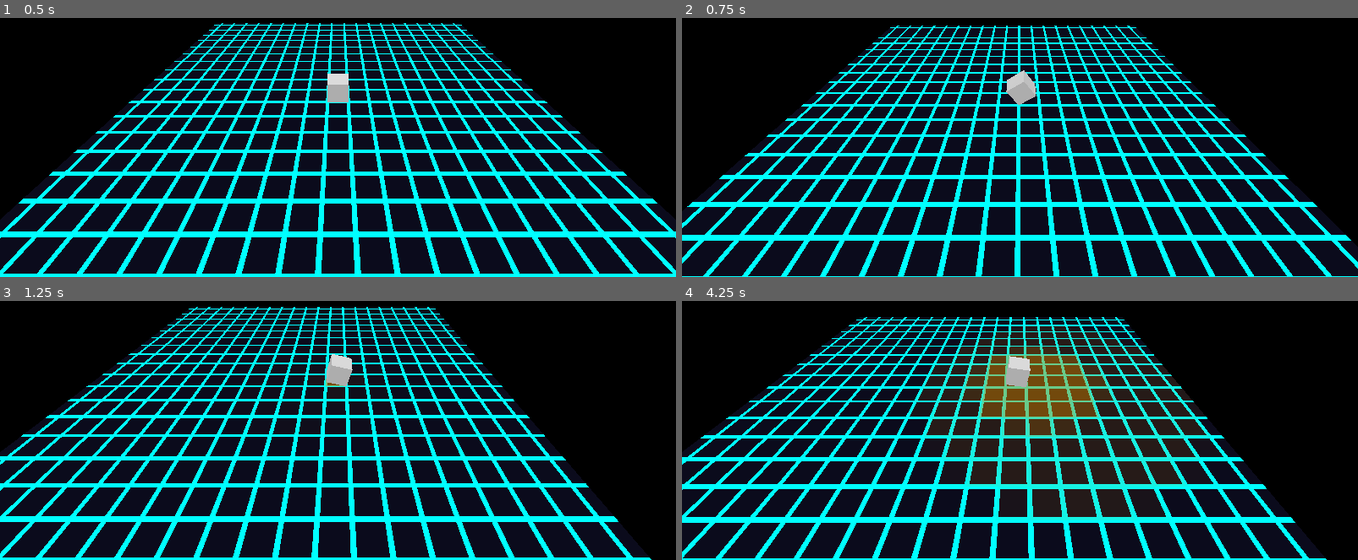
Above: before the commit, frames 1-4 (two rows, left to right).
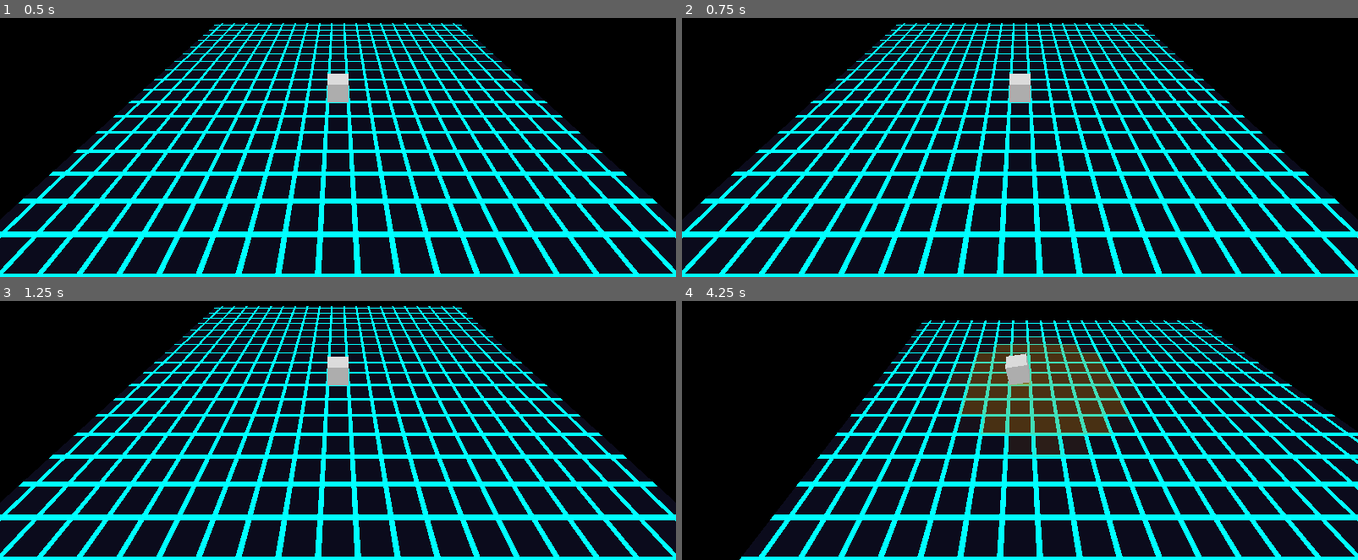
Above: after the commit, the same moments.

Repository: StevenLong/cube
Game: Godot game, scene res://main.tscn
Same seed, same stepped clock (60 frames per second), same inputs: the game is played once before the commit and once after it.
Inputs:
- Up to frame 1 (0.5 s): no input
- Up to frame 2 (0.75 s): tap Enter at 0.5 s; hold Right (move_right) from 0.53 s (still down); hold E (extend, bound only after the commit) from 0.53 s (still down)
- Up to frame 3 (1.25 s): keep holding Right (move_right); keep holding E (extend, bound only after the commit)
- Up to frame 4 (4.25 s): release Right (move_right) at 1.28 s; release E (extend, bound only after the commit) at 1.28 s; hold C (extend_depth_back, bound only after the commit) 1.28-2.03 s; tap F (camera_tilt_down) at 1.35 s; tap E (extend, bound only after the commit) at 1.55, 3.05, 3.8 s; hold Right (move_right) 2.03-2.78 s; hold E (extend, bound only after the commit) 2.03-2.78 s; tap R (camera_tilt_up) at 2.1 s; hold Up (move_forward) 2.78-3.53 s; tap Space (dodge) at 2.85 s; hold Left (move_left) from 3.53 s (still down); hold Shift (sprint) from 3.53 s (still down)

Frame 1 is identical in both runs. In frame 2, 35% of the frame differs, in the area x 0-100%, y 1-100%; in frame 3, 27%; in frame 4, 57%, in the area x 0-100%, y 6-100%.

Commit message:
Phase 2 extension system: width, depth, height with tumbling support
Hold RB/E + d-pad to extend left/right (width) or up (height); LB/Q and
LT/C extend depth fwd/back. Max 2 extensions per axis. RB tap resets.

Tumbling rolls the cuboid around its leading face edge with pivot and
move-distance accounting for size. The mesh stays in the parent's local
frame; basis snaps to identity at tumble-end with _ext rotated to match,
so visuals are continuous and "up" always means world Y.

Camera reads get_camera_focus() — a linear interp between grid cells
during a tumble — to avoid following the arc bob for tall cuboids.

Noise wave originates from the rectangular footprint of the landed face
rather than a single cell. Shader uses distance-to-rectangle.

Diff:
--- a/camera_controller.gd
+++ b/camera_controller.gd
@@ -20,5 +20,6 @@
 
 	var h := DISTANCE * cos(_elevation)
 	var v := DISTANCE * sin(_elevation)
-	position = _target.position + Vector3(h * sin(H_ANGLE), v, h * cos(H_ANGLE))
-	look_at(_target.position, Vector3.UP)
+	var focus: Vector3 = _target.get_camera_focus()
+	position = focus + Vector3(h * sin(H_ANGLE), v, h * cos(H_ANGLE))
+	look_at(focus, Vector3.UP)
--- a/player.gd
+++ b/player.gd
@@ -7,6 +7,12 @@
 const DODGE_COOLDOWN := 1.5
 const WAVE_DURATION := 0.4
 const MAX_WAVES := 8
+
+const EXT_LEFT  := 0
+const EXT_RIGHT := 1
+const EXT_FWD   := 2
+const EXT_BACK  := 3
+const EXT_UP    := 4
 
 var grid_pos := Vector2i(0, 0)
 var _tumbling := false
@@ -21,42 +27,139 @@
 var _dodge_start_pos := Vector3.ZERO
 var _dodge_end_pos := Vector3.ZERO
 var _dodge_cooldown_t := 0.0
+var _ext := [0, 0, 0, 0, 0]
+var _pending_ext := [0, 0, 0, 0, 0]
+var _rb_extended_this_press := false
 var _ground_material: ShaderMaterial
 var _waves: Array = []
+var _box_mesh: BoxMesh
 
 @onready var _step_player: AudioStreamPlayer = $StepSound
+@onready var _mesh_instance: MeshInstance3D = $MeshInstance3D
 
 
 func _input(event: InputEvent) -> void:
 	if event.is_action_pressed("ui_cancel"):
 		get_tree().quit()
 
+	if event.is_action_pressed("extend"):
+		_rb_extended_this_press = false
+
+	if event.is_action_released("extend"):
+		if not _rb_extended_this_press:
+			_reset_extensions()
+
+	if Input.is_action_pressed("extend"):
+		if event.is_action_pressed("move_left"):
+			_rb_extended_this_press = true
+			_try_extend(EXT_LEFT)
+		elif event.is_action_pressed("move_right"):
+			_rb_extended_this_press = true
+			_try_extend(EXT_RIGHT)
+		elif event.is_action_pressed("move_forward"):
+			_rb_extended_this_press = true
+			_try_extend(EXT_UP)
+		if event.is_action_pressed("extend_depth_fwd"):
+			_rb_extended_this_press = true
+			_try_extend(EXT_FWD)
+		elif event.is_action_pressed("extend_depth_back"):
+			_rb_extended_this_press = true
+			_try_extend(EXT_BACK)
+
 
 func _ready() -> void:
 	_step_player.stream = _make_step_sound()
 	_ground_material = get_node("../Ground/MeshInstance3D").get_surface_override_material(0)
+	_box_mesh = _mesh_instance.mesh.duplicate() as BoxMesh
+	_mesh_instance.mesh = _box_mesh
+
+
+func _axis_total(side: int) -> int:
+	match side:
+		EXT_LEFT, EXT_RIGHT: return _ext[EXT_LEFT] + _ext[EXT_RIGHT]
+		EXT_FWD, EXT_BACK:   return _ext[EXT_FWD] + _ext[EXT_BACK]
+		_:                   return _ext[EXT_UP]
+
+
+func _try_extend(side: int) -> void:
+	if _axis_total(side) < 2:
+		_ext[side] += 1
+
+
+func _reset_extensions() -> void:
+	_ext = [0, 0, 0, 0, 0]
+
+
+func _update_mesh() -> void:
+	# Mesh always lives in the parent's local frame with identity basis.
+	# At rest, parent.basis == IDENTITY so the mesh is world-aligned.
+	# During a tumble, parent.basis rotates so the mesh visibly tumbles with it.
+	_box_mesh.size = Vector3(
+		1.0 + _ext[EXT_LEFT] + _ext[EXT_RIGHT],
+		1.0 + _ext[EXT_UP],
+		1.0 + _ext[EXT_FWD] + _ext[EXT_BACK]
+	)
+	_mesh_instance.transform = Transform3D(
+		Basis.IDENTITY,
+		Vector3(
+			(_ext[EXT_RIGHT] - _ext[EXT_LEFT]) * 0.5,
+			_ext[EXT_UP] * 0.5,
+			(_ext[EXT_BACK] - _ext[EXT_FWD]) * 0.5
+		)
+	)
 
 
 func _begin_tumble(dir: Vector2i) -> void:
 	_start_pos = position
 	_start_basis = basis
+	var ext_up_old: int = _ext[EXT_UP]
+	var move: int = 0
+	var pivot_x: float = position.x
+	var pivot_z: float = position.z
+	var new_ext: Array = _ext.duplicate()
+
 	if dir.x == 1:
-		_pivot = Vector3(position.x + 0.5, 0.0, position.z)
+		var ext_dir: int = _ext[EXT_RIGHT]
+		pivot_x = position.x + 0.5 + ext_dir
 		_axis = Vector3(0, 0, 1)
 		_angle = -PI / 2.0
+		move = 1 + ext_dir + ext_up_old
+		new_ext[EXT_LEFT] = ext_up_old
+		new_ext[EXT_RIGHT] = 0
+		new_ext[EXT_UP] = _ext[EXT_LEFT] + _ext[EXT_RIGHT]
 	elif dir.x == -1:
-		_pivot = Vector3(position.x - 0.5, 0.0, position.z)
+		var ext_dir: int = _ext[EXT_LEFT]
+		pivot_x = position.x - 0.5 - ext_dir
 		_axis = Vector3(0, 0, 1)
 		_angle = PI / 2.0
+		move = 1 + ext_dir + ext_up_old
+		new_ext[EXT_RIGHT] = ext_up_old
+		new_ext[EXT_LEFT] = 0
+		new_ext[EXT_UP] = _ext[EXT_LEFT] + _ext[EXT_RIGHT]
+	elif dir.y == -1:
+		var ext_dir: int = _ext[EXT_FWD]
+		pivot_z = position.z - 0.5 - ext_dir
+		_axis = Vector3(1, 0, 0)
+		_angle = -PI / 2.0
+		move = 1 + ext_dir + ext_up_old
+		new_ext[EXT_BACK] = ext_up_old
+		new_ext[EXT_FWD] = 0
+		new_ext[EXT_UP] = _ext[EXT_FWD] + _ext[EXT_BACK]
 	elif dir.y == 1:
-		_pivot = Vector3(position.x, 0.0, position.z + 0.5)
+		var ext_dir: int = _ext[EXT_BACK]
+		pivot_z = position.z + 0.5 + ext_dir
 		_axis = Vector3(1, 0, 0)
 		_angle = PI / 2.0
-	elif dir.y == -1:
-		_pivot = Vector3(position.x, 0.0, position.z - 0.5)
-		_axis = Vector3(1, 0, 0)
-		_angle = -PI / 2.0
-	grid_pos += dir
+		move = 1 + ext_dir + ext_up_old
+		new_ext[EXT_FWD] = ext_up_old
+		new_ext[EXT_BACK] = 0
+		new_ext[EXT_UP] = _ext[EXT_FWD] + _ext[EXT_BACK]
+	else:
+		return
+
+	_pivot = Vector3(pivot_x, 0.0, pivot_z)
+	_pending_ext = new_ext
+	grid_pos += dir * move
 	_t = 0.0
 	_tumbling = true
 
@@ -79,7 +182,30 @@
 	var max_radius := 8.0 if noise_level > 1.0 else 4.0
 	if _waves.size() >= MAX_WAVES:
 		_waves.pop_front()
-	_waves.append({"origin": Vector2(grid_pos.x, grid_pos.y), "t": 0.0, "max_radius": max_radius})
+	# Wave originates from the footprint of the landed face
+	var origin := Vector2(
+		grid_pos.x + (_ext[EXT_RIGHT] - _ext[EXT_LEFT]) * 0.5,
+		grid_pos.y + (_ext[EXT_BACK] - _ext[EXT_FWD]) * 0.5
+	)
+	var half_extent := Vector2(
+		(_ext[EXT_LEFT] + _ext[EXT_RIGHT]) * 0.5,
+		(_ext[EXT_FWD] + _ext[EXT_BACK]) * 0.5
+	)
+	_waves.append({
+		"origin": origin,
+		"half_extent": half_extent,
+		"t": 0.0,
+		"max_radius": max_radius
+	})
+
+
+func get_camera_focus() -> Vector3:
+	# Camera tracks a linear interpolation between grid cells during a tumble,
+	# avoiding the vertical bob from the cube's arc.
+	if _tumbling:
+		var end_pos := Vector3(grid_pos.x, 0.5, grid_pos.y)
+		return _start_pos.lerp(end_pos, _t)
+	return position
 
 
 func _pick_dir(move: Vector2) -> Vector2i:
@@ -95,16 +221,20 @@
 			_waves.remove_at(i)
 
 	var origins := PackedVector2Array()
+	var half_extents := PackedVector2Array()
 	var radii := PackedFloat32Array()
 	var alphas := PackedFloat32Array()
 	origins.resize(MAX_WAVES)
+	half_extents.resize(MAX_WAVES)
 	radii.resize(MAX_WAVES)
 	alphas.resize(MAX_WAVES)
 	for i in _waves.size():
 		origins[i] = _waves[i].origin
+		half_extents[i] = _waves[i].half_extent
 		radii[i] = _waves[i].max_radius * _waves[i].t
 		alphas[i] = 1.0 - _waves[i].t
 	_ground_material.set_shader_parameter("wave_origins", origins)
+	_ground_material.set_shader_parameter("wave_half_extents", half_extents)
 	_ground_material.set_shader_parameter("wave_radii", radii)
 	_ground_material.set_shader_parameter("wave_alphas", alphas)
 
@@ -119,6 +249,7 @@
 			_dodging = false
 			position = _dodge_end_pos
 			_dodge_cooldown_t = DODGE_COOLDOWN
+		_update_mesh()
 		return
 
 	if _tumbling:
@@ -130,12 +261,14 @@
 		if _t >= 1.0:
 			_tumbling = false
 			position = Vector3(grid_pos.x, 0.5, grid_pos.y)
-			basis = Basis(
-				basis.x.snapped(Vector3.ONE),
-				basis.y.snapped(Vector3.ONE),
-				basis.z.snapped(Vector3.ONE)
-			)
+			basis = Basis.IDENTITY
+			_ext = _pending_ext
 			_play_step(TUMBLE_DURATION / duration)
+		_update_mesh()
+		return
+
+	if Input.is_action_pressed("extend"):
+		_update_mesh()
 		return
 
 	var move := Input.get_vector("move_left", "move_right", "move_forward", "move_back")
@@ -145,6 +278,8 @@
 		_begin_dodge(_pick_dir(move))
 	elif not dodge_primed and move.length() > 0.5:
 		_begin_tumble(_pick_dir(move))
+
+	_update_mesh()
 
 
 static func _make_step_sound() -> AudioStreamWAV:
--- a/project.godot
+++ b/project.godot
@@ -63,6 +63,24 @@
 , Object(InputEventKey,"resource_local_to_scene":false,"resource_name":"","device":-1,"window_id":0,"alt_pressed":false …(181 unchanged characters)…
 ]
 }
+extend={
+"deadzone": 0.5,
+"events": [Object(InputEventJoypadButton,"resource_local_to_scene":false,"resource_name":"","device":-1,"button_index":10,"pressure":0.0,"pressed":false,"script":null)
+, Object(InputEventKey,"resource_local_to_scene":false,"resource_name":"","device":-1,"window_id":0,"alt_pressed":false,"shift_pressed":false,"ctrl_pressed":false,"meta_pressed":false,"pressed":false,"keycode":0,"physical_keycode":69,"key_label":0,"unicode":0,"location":0,"echo":false,"script":null)
+]
+}
+extend_depth_fwd={
+"deadzone": 0.5,
+"events": [Object(InputEventJoypadButton,"resource_local_to_scene":false,"resource_name":"","device":-1,"button_index":9,"pressure":0.0,"pressed":false,"script":null)
+, Object(InputEventKey,"resource_local_to_scene":false,"resource_name":"","device":-1,"window_id":0,"alt_pressed":false,"shift_pressed":false,"ctrl_pressed":false,"meta_pressed":false,"pressed":false,"keycode":0,"physical_keycode":81,"key_label":0,"unicode":0,"location":0,"echo":false,"script":null)
+]
+}
+extend_depth_back={
+"deadzone": 0.5,
+"events": [Object(InputEventJoypadMotion,"resource_local_to_scene":false,"resource_name":"","device":-1,"axis":4,"axis_value":1.0,"script":null)
+, Object(InputEventKey,"resource_local_to_scene":false,"resource_name":"","device":-1,"window_id":0,"alt_pressed":false,"shift_pressed":false,"ctrl_pressed":false,"meta_pressed":false,"pressed":false,"keycode":0,"physical_keycode":67,"key_label":0,"unicode":0,"location":0,"echo":false,"script":null)
+]
+}
 camera_tilt_up={
 "deadzone": 0.15,
 "events": [Object(InputEventJoypadMotion,"resource_local_to_scene":false,"resource_name":"","device":-1,"axis":3,"axis_value":-1.0,"script":null)
--- a/shaders/grid_ground.gdshader
+++ b/shaders/grid_ground.gdshader
@@ -2,6 +2,7 @@
 render_mode unshaded, cull_disabled;
 
 uniform vec2 wave_origins[8];
+uniform vec2 wave_half_extents[8];
 uniform float wave_radii[8];
 uniform float wave_alphas[8];
 
@@ -15,12 +16,13 @@
 	float on_line = clamp(gx + gy, 0.0, 1.0);
 	vec3 grid_color = mix(vec3(0.06, 0.06, 0.12), vec3(0.0, 1.0, 1.0), on_line);
 
-	// Noise waves
+	// Noise waves: each emanates from a rectangular footprint
 	vec2 world_xz = UV * 20.0 - vec2(10.0);
 	vec2 cell_center = round(world_xz);
 	float wave_total = 0.0;
 	for (int i = 0; i < 8; i++) {
-		float cell_dist = length(cell_center - wave_origins[i]);
+		vec2 d = max(vec2(0.0), abs(cell_center - wave_origins[i]) - wave_half_extents[i]);
+		float cell_dist = length(d);
 		float r = wave_radii[i];
 		float in_range = 1.0 - smoothstep(r - 0.5, r + 0.5, cell_dist);
 		wave_total = clamp(wave_total + in_range * wave_alphas[i], 0.0, 1.0);
